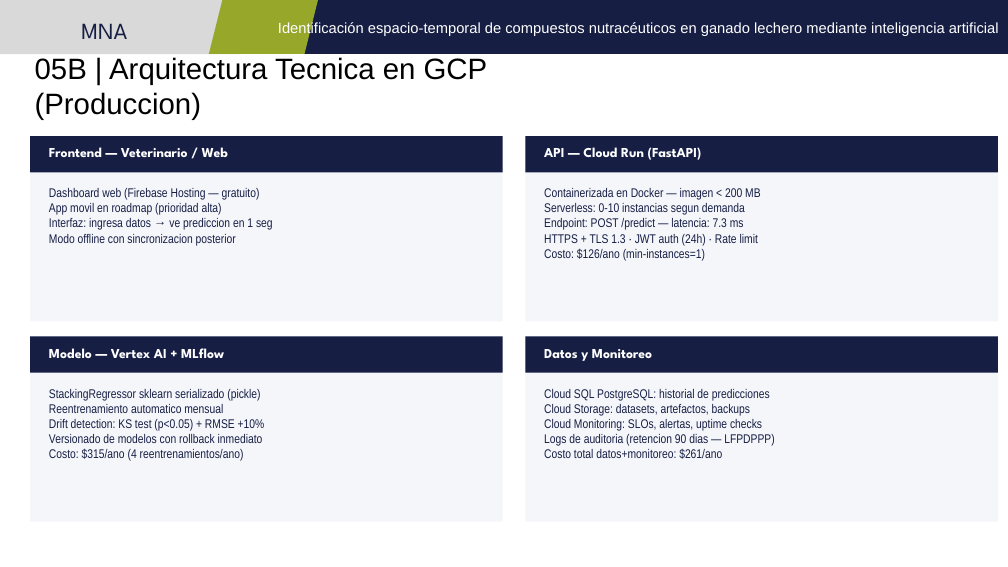
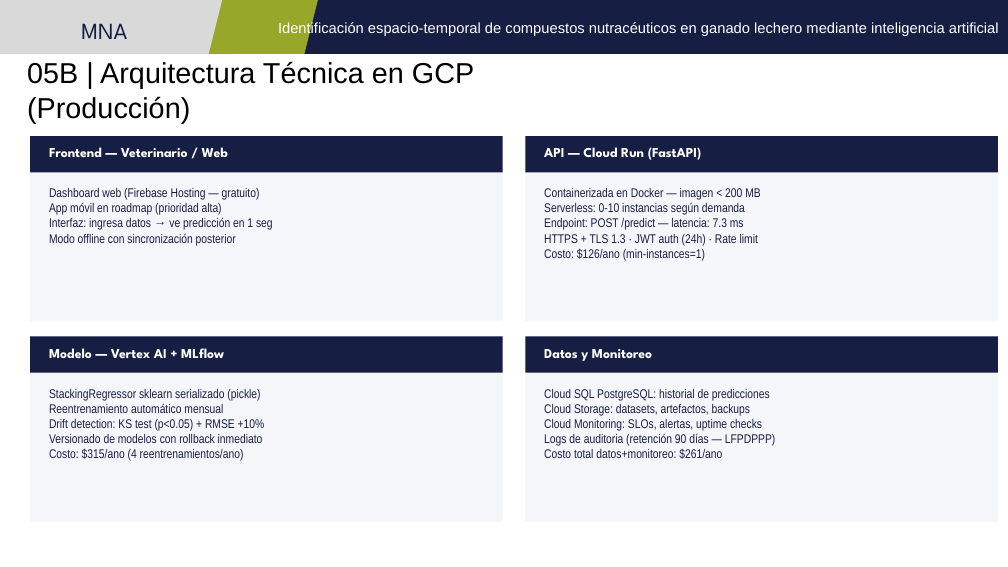
Before and after one commit to jperezg86/ml-nutraceuticos-ganado-lechero, a slide deck: slide 8 of docs/Presentacion_E6_v3_FINAL_Equipo48.pptx. Drawn at 1008x567 pixels with LibreOffice and Linux fonts; fonts in the diff are those of the drawing. Boxes give left, top, right and bottom in pixels: in the first picture for what was removed or moved away, otherwise in the second. Text is boxed around its words. In the diff, an @@ line names an element or a change of style, - is before the commit and + after.

```diff
--- a/docs/Presentacion_E6_v3_FINAL_Equipo48.pptx
+++ b/docs/Presentacion_E6_v3_FINAL_Equipo48.pptx
@@ title at (27,61,474,123): text changed; size 28 to 27.4 pt @@
-05B | Arquitectura Tecnica en GCP (Produccion)
+05B | Arquitectura Técnica en GCP (Producción)
@@ text at (49,202,273,246): text changed @@
-App movil en roadmap (prioridad alta)
-Interfaz: ingresa datos → ve prediccion en 1 seg
-Modo offline con sincronizacion posterior
+App móvil en roadmap (prioridad alta)
+Interfaz: ingresa datos → ve predicción en 1 seg
+Modo offline con sincronización posterior
@@ text at (544,202,745,215): text changed @@
-Serverless: 0-10 instancias segun demanda
+Serverless: 0-10 instancias según demanda
@@ text at (49,403,223,413): text changed @@
-Reentrenamiento automatico mensual
+Reentrenamiento automático mensual
@@ text at (544,433,775,446): text changed @@
-Logs de auditoria (retencion 90 dias — LFPDPPP)
+Logs de auditoria (retención 90 días — LFPDPPP)
```
Also in this commit, not shown: 16 other slides changed.
